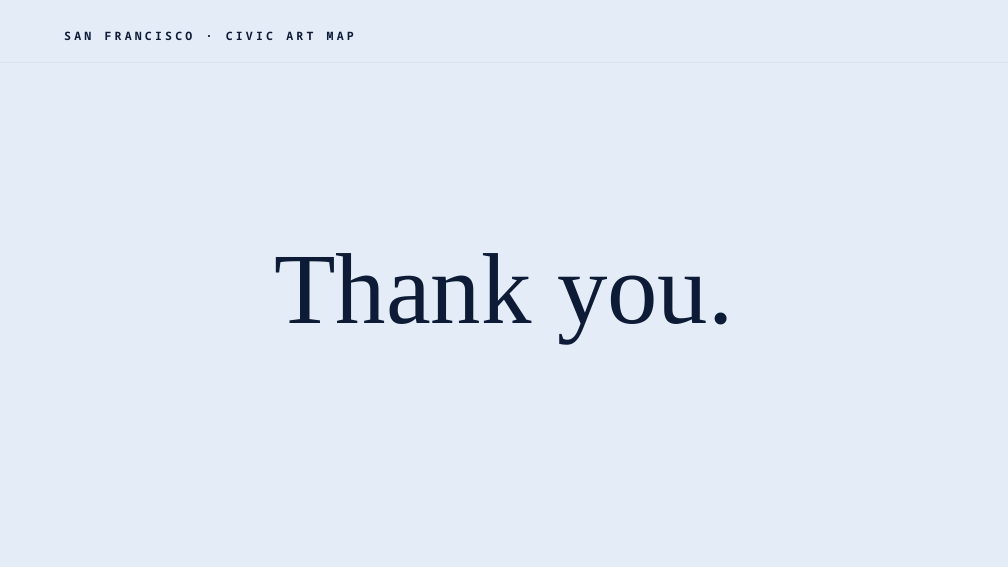
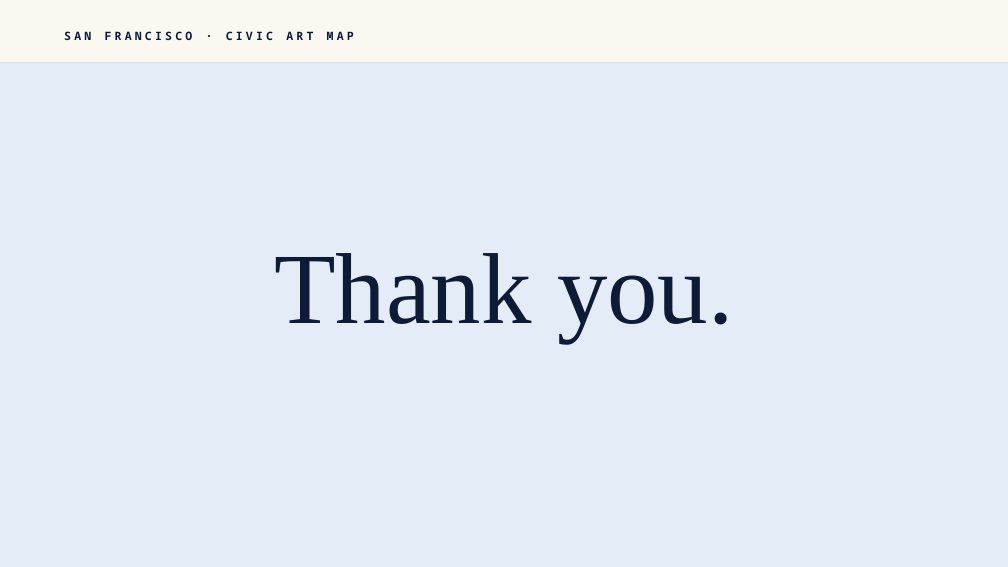
Before and after one commit to amgoldstein6/sf-civic-art-map, a slide deck: slide 10 of sf-civic-art-map.pptx. Drawn at 1008x567 pixels with LibreOffice and Linux fonts; fonts in the diff are those of the drawing. Boxes give left, top, right and bottom in pixels: in the first picture for what was removed or moved away, otherwise in the second. Text is boxed around its words. In the diff, an @@ line names an element or a change of style, - is before the commit and + after.

```diff
--- a/sf-civic-art-map.pptx
+++ b/sf-civic-art-map.pptx
@@ rectangle added at [0, 0, 1008, 62], fill #FBF8F2 @@
```
Also in this commit, not shown: 7 other slides changed, 1 other file.
